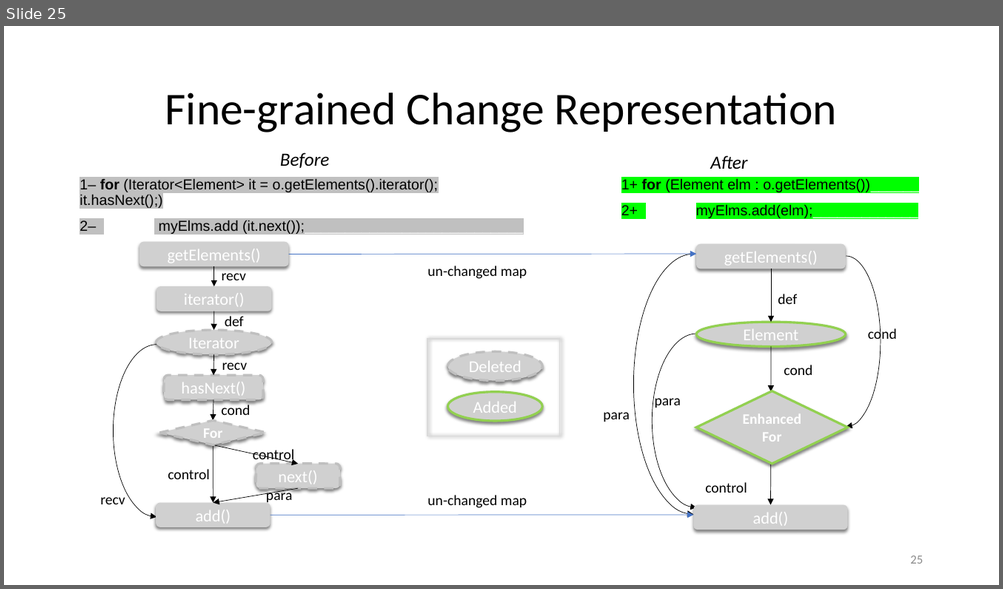
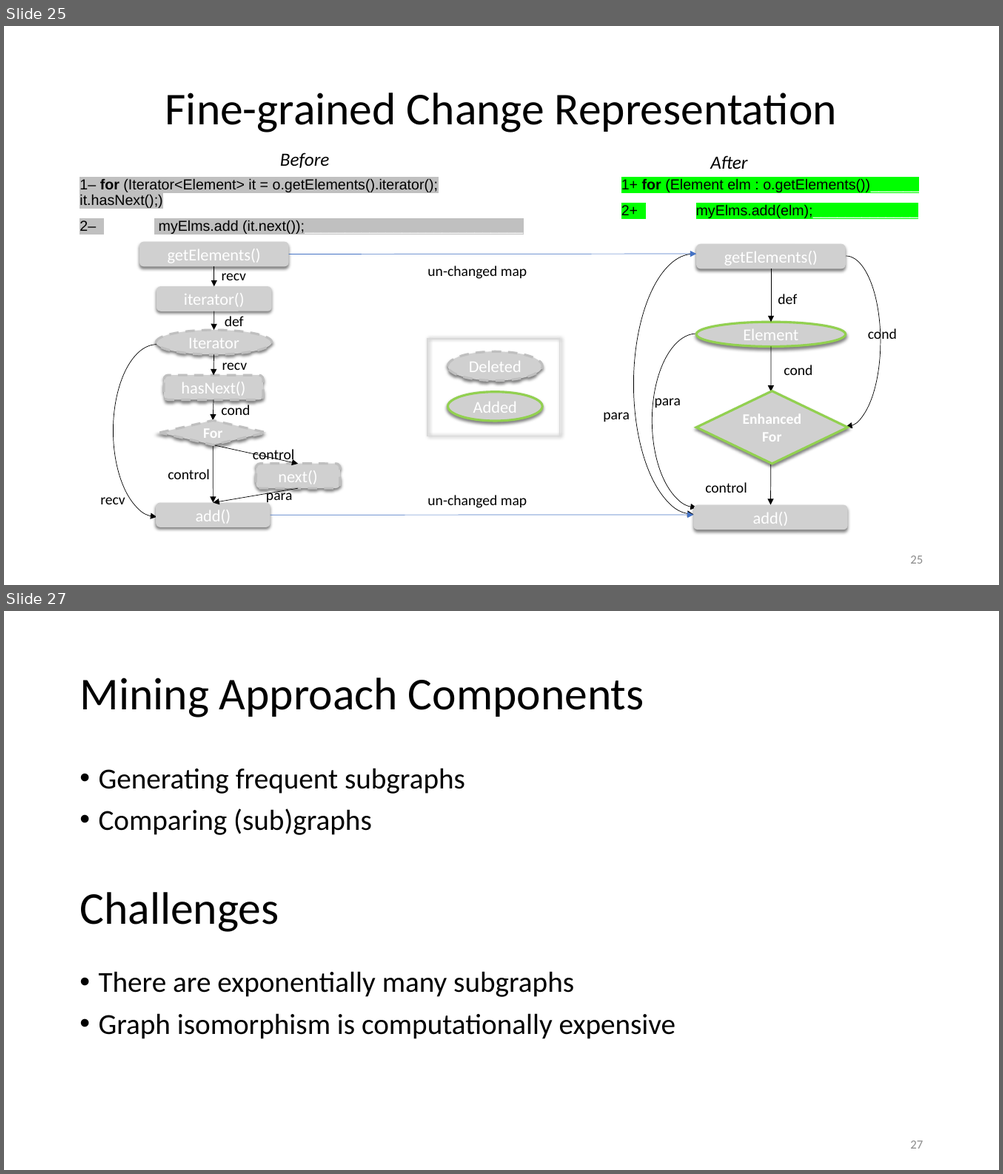
Before and after one commit to nguyenhoan/CPatMiner, a slide deck: CPatMiner_2.pptx. Shown one above the other, each under a label of ours: slide 25 before the commit, slides 25 and 27 after it; the slides between them are not shown. The pictures are 1003x589 and 1003x1174 pixels, drawn with LibreOffice and Linux fonts; fonts in the diff are those of the drawing; grey boxes stand for pictures. Boxes give left, top, right and bottom in pixels: in the first picture for what was removed or moved away, otherwise in the second. Text is boxed around its words. In the diff, an @@ line names an element or a change of style, - is before the commit and + after.

Commit message:
add change graph mining

```diff
--- a/CPatMiner_2.pptx
+++ b/CPatMiner_2.pptx
@@ slide 27 added at [4, 611, 999, 1170], background #FFFFFF @@
@@ title added at [79, 678, 644, 718], 44 pt, text #000000 @@
+Mining Approach Components
@@ text added at [99, 768, 465, 835], 28 pt, text #000000 @@
+• Generating frequent subgraphs
+• Comparing (sub)graphs
@@ text added at [79, 892, 279, 932], 44 pt, text #000000 @@
+Challenges
@@ text added at [99, 971, 675, 1039], 28 pt, text #000000 @@
+• There are exponentially many subgraphs
+• Graph isomorphism is computationally expensive
@@ page number added at [910, 1141, 922, 1149], 12 pt, text #8C8C8C @@
+27
```
Also in this commit, not shown: 13 other slides added, 1 slide removed.
